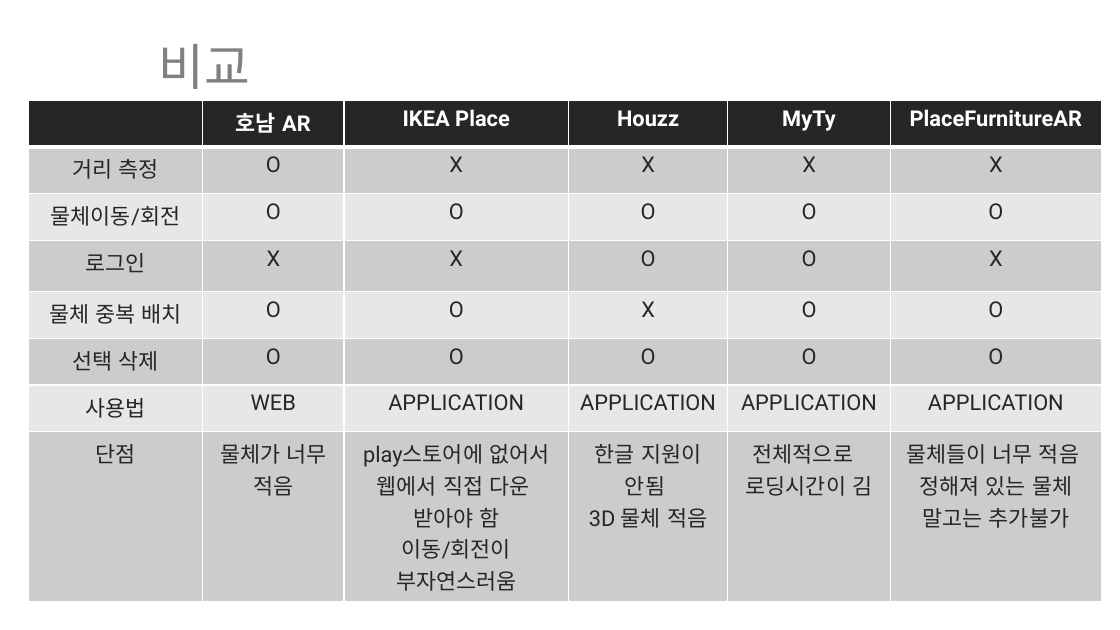
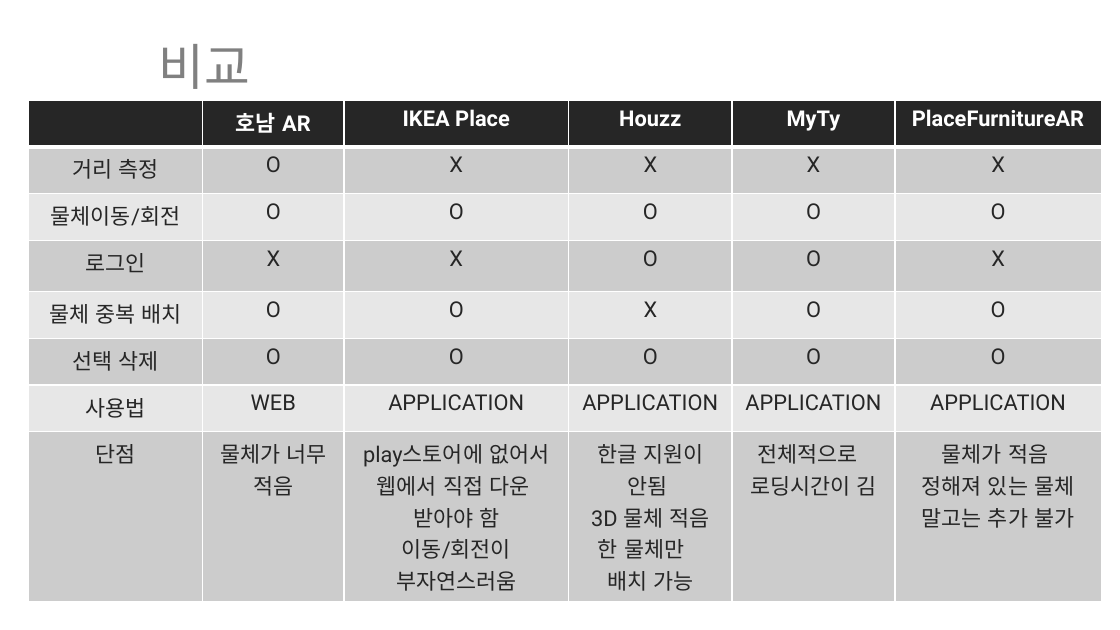
Before and after one commit to ptyoiy/ARwork, a slide deck: slide 8 of 호남-발표자료 - 복사본.pptx. Drawn at 1120x630 pixels with LibreOffice and Linux fonts; fonts in the diff are those of the drawing. Boxes give left, top, right and bottom in pixels: in the first picture for what was removed or moved away, otherwise in the second. Text is boxed around its words. In the diff, an @@ line names an element or a change of style, - is before the commit and + after.

```diff
--- a/호남-발표자료 - 복사본.pptx
+++ b/호남-발표자료 - 복사본.pptx
@@ table at bbox=[28, 101, 1102, 595] @@
-row 8, column 4: 한글 지원이 안됨 / 3D 물체 적음
+row 8, column 4: 한글 지원이 안됨 / 3D 물체 적음 / 한 물체만 배치 가능
-row 8, column 6: 물체들이 너무 적음 / 정해져 있는 물체 말고는 추가불가
+row 8, column 6: 물체가 적음 / 정해져 있는 물체 말고는 추가 불가
```
Also in this commit, not shown: 1 other slide changed, 1 other file.
